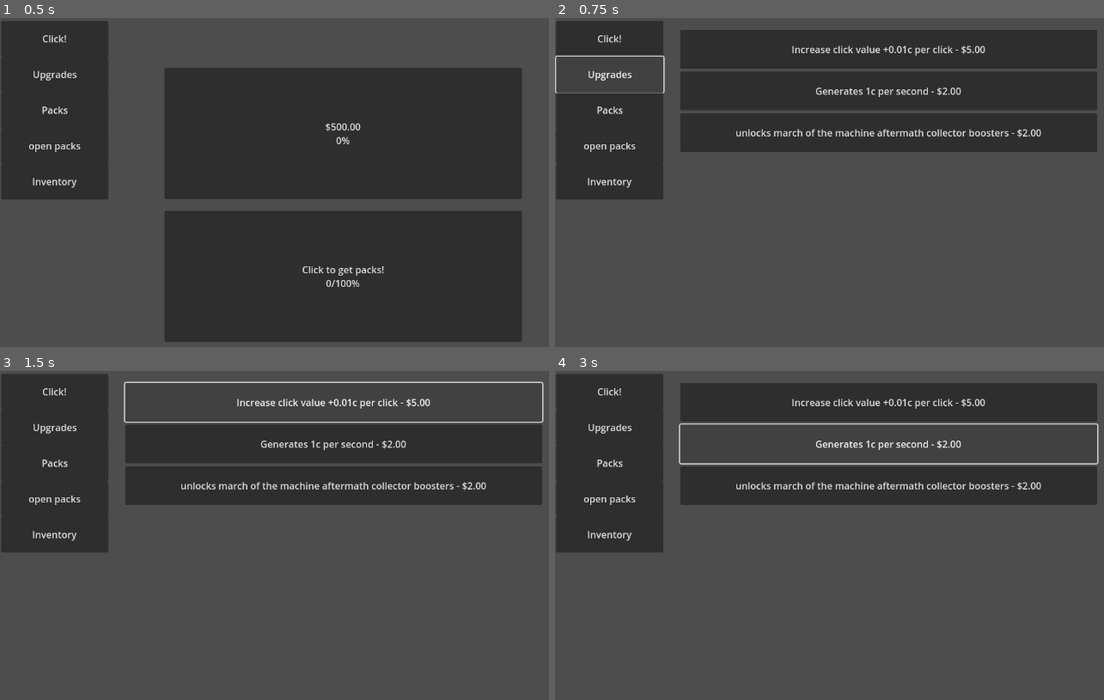
Above: before the commit, frames 1-4 (two rows, left to right).
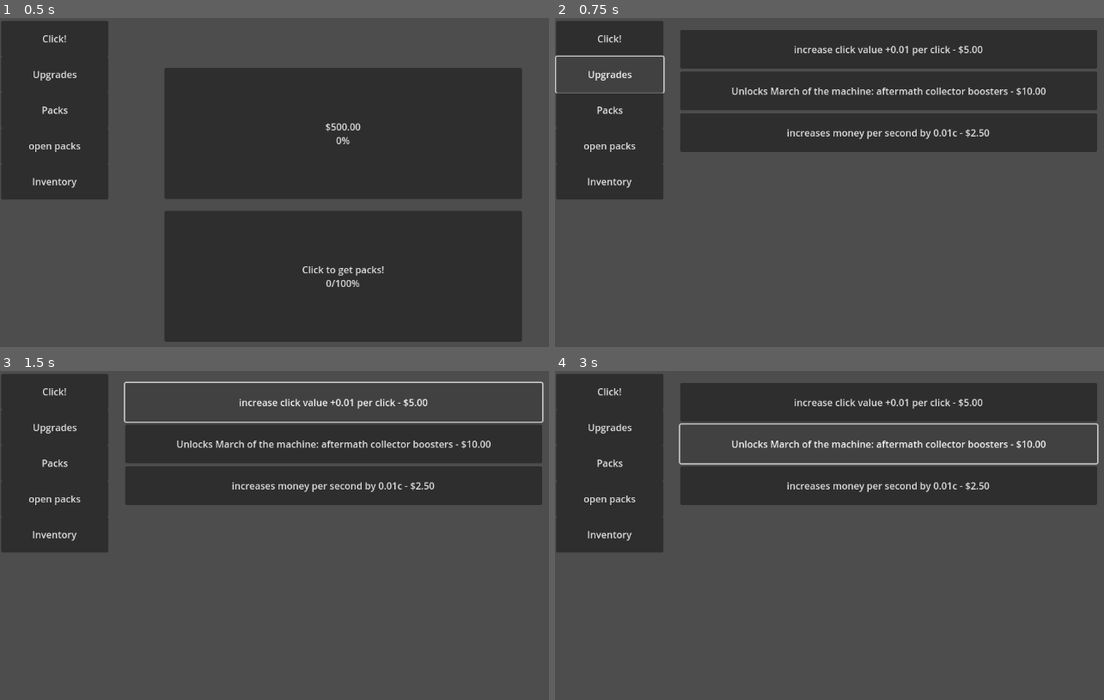
Above: after the commit, the same moments.

Repository: theepicb/MtgGame
Game: Godot game, scene res://main.tscn
Two runs of this game, one before a commit and one after it. Both use one fixed random seed, a clock stepped at 60 frames per second and the inputs below.
Inputs (mouse positions are in pixels of both pictures, inside the frame that each line leads up to):
- Up to frame 1 (0.5 s): no input
- Up to frame 2 (0.75 s): click "Upgrades" at 0.5 s
- Up to frame 3 (1.5 s): click (334, 400) at 1.25 s, where only the run before the commit has a clickable "Increase click value +0.01c p…"
- Up to frame 4 (3 s): click (889, 400) at 2 s, where only the run after the commit has a clickable "increase click value +0.01 pe…"; click (889, 443) at 2.75 s, where only the run before the commit has a clickable "Generates 1c per second - $2.…"

Frame 1 is identical in both runs. In frame 2, 2.0% of the frame differs, in the area x 32-90%, y 8-37%; in frame 3, 2.0%; in frame 4, 2.0%.
Error in both runs: Invalid assignment of property or key 'inventory' with value of type 'Array' on a base object of type 'Node2D (player.gd)'. (res://main.gd:26)

Commit message:
Add upgrade data system and refactor upgrades logic
Introduced upgrade_data.gd to manage upgrade definitions and generation, and integrated it into the scene. Refactored upgrades.gd to delegate upgrade registration and effect logic to the new data-driven system. Adjusted card and pack initialization, updated shader material parameters, and made minor code cleanups.

Diff:
--- a/Card_Grabber.gd
+++ b/Card_Grabber.gd
@@ -23,6 +23,7 @@
 
 
 func _init(number:int, set_name: String, foilEnum: int, save_path: String, position: Vector2, isLast: bool) -> void:
+	# defining variables
 	self.number = number;
 	self.set_name = set_name;
 	self.isFoil = foilEnum;
@@ -30,13 +31,16 @@
 	self.cardID = createID()
 	self.pos = position
 	self.isLast = isLast
+
+	# create new instance of card then adds it as a child of the player
 	new_card = Card.new(1,  cardID, self.isFoil, ProjectSettings.globalize_path(save_path + "/" + str(number) + ".png"), pos)
 	Player.add_child(new_card)
+	# cards currently being shown as pack
 	Player.cardsToShow.push_back(new_card);
+	#card inventory
 	Player.cardInventory.push_back(new_card);
 	generateCard();
 	print("started card generation", save_path)
-	print("foil: ", isFoil)
 	pass
 
 func generateCard () -> void:
@@ -138,6 +142,7 @@
 		0: foil =  ""
 		1: foil = "f"
 		2: foil = "ef"
+		3: foil = "sf"
 	return set_name + str(number) + foil;
 
 func startPing ():
--- a/card.gd
+++ b/card.gd
@@ -14,12 +14,12 @@
 
 func _init(count: int, ID: String, foil: int, image_path: String, pos: Vector2):
 	self.count = count
-
 	self.ID = ID
 	self.foil = foil
 	self.image_path = image_path
 	self.pos = pos
-	self.shader_material = preload("res://new_shader_material.tres")
+	if foil == 1:
+		self.shader_material = preload("res://new_shader_material.tres")
 
 func _ready():
 	z_index = 100
@@ -104,8 +104,6 @@
 				child.queue_free()
 		var click_pos = event.position
 		if get_rect().has_point(to_local(click_pos)):
-			print("✅ Sprite clicked manually! ", self.ID)
-			print(self.price);
 			var button = Button.new();
 			self.add_child(button)
 			button.size = Vector2(60, 20);
--- a/main.tscn
+++ b/main.tscn
@@ -8,6 +8,7 @@
 [ext_resource type="Script" uid="uid://drhjsdrlah301" path="res://pack_clicker.gd" id="4_kek77"]
 [ext_resource type="Script" uid="uid://b8dv6q1006iqp" path="res://pack_screen.gd" id="5_272bh"]
 [ext_resource type="Script" uid="uid://du5yhnoioa0bo" path="res://upgrades_button.gd" id="6_272bh"]
+[ext_resource type="Script" uid="uid://b447blbiguac5" path="res://upgrade_data.gd" id="7_yaehf"]
 [ext_resource type="Script" uid="uid://2gyk724rn3l7" path="res://pack_screen_button.gd" id="8_5vw27"]
 [ext_resource type="Script" uid="uid://d1fx4s8p2ui3n" path="res://card.gd" id="10_4c57u"]
 [ext_resource type="Script" uid="uid://cqnrykeuofbg5" path="res://open_packs_screen.gd" id="10_dg77c"]
@@ -45,6 +46,9 @@
 
 [node name="Upgrades" type="Node2D" parent="."]
 script = ExtResource("4_7mycd")
+
+[node name="Upgrade_Data" type="Node2D" parent="Upgrades"]
+script = ExtResource("7_yaehf")
 
 [node name="Pack_Screen" type="Node2D" parent="."]
 script = ExtResource("5_272bh")
--- a/mat_data.gd
+++ b/mat_data.gd
@@ -10,8 +10,9 @@
 var etchedUncommon = [101, 103, 107, 108, 112, 113, 114, 117, 119, 120, 125, 127, 128, 130, 131]
 var etchedRare = [102, 104, 105, 106, 109, 110, 111, 115, 116, 118, 121, 123, 124, 129, 132, 133, 134, 137, 139, 140, 142, 143, 144, 147, 150]
 var etchedMythic  = [122, 126, 135, 136, 138, 141, 145, 146, 148, 149]
-var surgeRare = [151, 152, 153, 154, 155, 156, 157, 158, 159, 160, 161, 163, 164, 166, 167]
-
+var extendedRare = [151, 152, 153, 154, 155, 156, 157, 158, 159, 160, 161, 163, 164, 166, 167]
+var extendedMythic = [162, 165, 170, 171, 173, 176, 180, 181, 183, 184]
+var halouncommon = [186]
 
 
 func grabCard (list: Array, foilEnum: int, posX: float, posY: float, isLast: bool) -> void:
@@ -23,7 +24,7 @@
 	add_child(grab)
 	pass
 func _ready() -> void:
-	#grabCard(uncommon, 1, Vector2(0, 0))
+	#grabCard(halouncommon, 1, 0, 0, true)
 	pass
 
 func createDraftPack () -> void:
@@ -31,7 +32,6 @@
 	for x in 2:
 			grabCard(uncommon, 0, $"..".getPosition(counter).x, $"..".getPosition(counter).y, false)
 			counter += 1
-
 
 	if ($"..".getLuck() > 84):
 		grabCard(mythic, 0, $"..".getPosition(counter).x, $"..".getPosition(counter).y, false)
@@ -42,15 +42,11 @@
 	grabCard(getRarity(mythic, rare, uncommon), 1, $"..".getPosition(counter).x, $"..".getPosition(counter).y, false)
 	counter+= 1
 
-
-
-
 	var foil = 0;
 	if ($"..".getLuck() > 84):
 		foil = 1;
 
 	grabCard(getRarity(specialMythic, specialRare, specialUncommon), foil, $"..".getPosition(counter).x, $"..".getPosition(counter).y, true)
-
 
 	await HttpData.Finished
 	while HttpData.get_child_count() > 0:
@@ -63,6 +59,64 @@
 		pass
 	$"..".drawBackButton();
 
+func createCollectorPack ():
+	var counter = 0;
+
+	grabCard(specialUncommon, 1, $"..".getPosition(counter).x, $"..".getPosition(counter).y, false)
+	counter += 1
+
+	grabCard(etchedUncommon, 2, $"..".getPosition(counter).x, $"..".getPosition(counter).y, false)
+	counter += 1
+
+	if $"..".getLuck() >= 84:
+		grabCard(mythic, 1, $"..".getPosition(counter).x, $"..".getPosition(counter).y, false)
+	else:
+		grabCard(rare, 1, $"..".getPosition(counter).x, $"..".getPosition(counter).y, false)
+	counter += 1
+
+	if $"..".getLuck() >= 84:
+		grabCard(mythic, 1, $"..".getPosition(counter).x, $"..".getPosition(counter).y, false)
+	else:
+		grabCard(rare, 1, $"..".getPosition(counter).x, $"..".getPosition(counter).y, false)
+	counter += 1
+
+	var foil
+	if $"..".getLuck() >= 84:
+		foil = 1
+	else: foil = 0;
+
+	if $"..".getLuck() >= 84:
+		grabCard(extendedMythic, foil, $"..".getPosition(counter).x, $"..".getPosition(counter).y, false)
+	else:
+		grabCard(extendedRare, foil, $"..".getPosition(counter).x, $"..".getPosition(counter).y, false)
+	counter += 1
+
+	if $"..".getLuck() >= 84:
+		grabCard(etchedMythic, 2, $"..".getPosition(counter).x, $"..".getPosition(counter).y, false)
+	else:
+		grabCard(etchedRare, 2, $"..".getPosition(counter).x, $"..".getPosition(counter).y, false)
+	counter += 1
+
+	var halo: bool
+	if $"..".getLuck() >= 0:
+		halo = true
+	else: halo = false
+
+	if halo:
+		grabCard(halouncommon, 1, $"..".getPosition(counter).x, $"..".getPosition(counter).y, true)
+
+	await HttpData.Finished
+	while HttpData.get_child_count() > 0:
+			print("waiting", HttpData.get_child_count())
+			await get_tree().process_frame
+
+	for y in Player.cardsToShow:
+		y.showCard(y.pos.x, y.pos.y)
+		y.displayPrice();
+		pass
+	$"..".drawBackButton();
+	pass
+
 func getRarity (mythic: Array, rare: Array, uncommon: Array) -> Array:
 	if ($"..".getLuck() > 84):
 		if ($"..".getLuck() > 84):
--- a/new_shader_material.tres
+++ b/new_shader_material.tres
@@ -7,5 +7,5 @@
 shader = ExtResource("1_rauop")
 shader_parameter/time = 0.0
 shader_parameter/overlay_texture = ExtResource("2_cabul")
-shader_parameter/overlay_opacity = 0.407
-shader_parameter/brightness = 1.17
+shader_parameter/overlay_opacity = 0.5
+shader_parameter/brightness = 1.15
--- a/open_packs_screen.gd
+++ b/open_packs_screen.gd
@@ -102,7 +102,7 @@
 			$"../../Pack_Data/Mat_data".createDraftPack();
 			pass
 		"mat_col":
-
+			$"../../Pack_Data/Mat_data".createCollectorPack();
 			pass
 
 
--- a/pack_screen.gd
+++ b/pack_screen.gd
@@ -24,10 +24,10 @@
 
 func _ready():
 	# Initialize some example packs
-	create_pack("mat_ep", 0.0, preload("res://sprites/Packs/MOTM-E-pack.png"))
+	create_pack("mat_ep", 4.5, preload("res://sprites/Packs/MOTM-E-pack.png"))
 	unlock_pack("mat_ep");
 	$"../Pack_Clicker".unlockedCommonPacks.append("mat_ep")
-	create_pack("mat_col", 0.0, preload("res://sprites/Packs/collector booster motm.jpg"))
+	create_pack("mat_col", 25, preload("res://sprites/Packs/collector booster motm.jpg"))
 
 
 	# Layout all unlocked packs
--- a/project.godot
+++ b/project.godot
@@ -19,6 +19,7 @@
 
 Player="*res://player.gd"
 HttpData="*res://http_data.gd"
+Upgrades="*res://upgrades.gd"
 
 [rendering]
 
--- /dev/null
+++ b/upgrade_data.gd
@@ -0,0 +1,49 @@
+extends UpgradeManager
+
+func _ready() -> void:
+	generateNewUpgrade(clickerUpgrades, 0)
+	generateNewUpgrade(packUpgrades, 0)
+	generateNewUpgrade(MPSUpgrades, 0)
+
+func generateNewUpgrade (dict: Dictionary,id: int):
+	var array = dict.get(id)
+	print(array)
+	var upgrade = Upgrade.new(array[0], array[2], array[1], array[3])
+	$"..".register_upgrade(upgrade)
+	pass
+
+var clickerUpgrades = {
+0:
+	["CU0",
+	"increase click value +0.01 per click",
+	5.0,
+	func ():
+		increaseClickerValue(0.01)
+		generateNewUpgrade(clickerUpgrades, 1)
+		return true],
+1: ["CU1",
+	"increase click value +0.01 per click",
+	7.5,
+	func ():
+		increaseClickerValue(0.01)
+		return true]}
+
+var packUpgrades = {
+	0: [
+	"PU0",
+	"Unlocks March of the machine: aftermath collector boosters",
+	10,
+	func ():
+		registorPack("mat_col", "uncommon")
+		return true
+]}
+
+var MPSUpgrades = {
+	0: [
+	"MP0",
+	"increases money per second by 0.01c",
+	2.5,
+	func ():
+		increaseMPSValue(0.01)
+		return true
+]}
--- a/upgrades.gd
+++ b/upgrades.gd
@@ -19,52 +19,18 @@
 var available_upgrades: Array[Upgrade] = []  # Upgrades not yet purchased
 var purchased_upgrades: Array[Upgrade] = []  # Track purchased upgrades
 
-func _ready():
-	# Register initial available upgrades
-	register_upgrade(Upgrade.new(
-		"better_clicks1",
-		5.0,
-		"Increase click value +0.01c per click",
-		func():
-			$"../Money_Clicker".money_per_click += .01;
-			register_upgrade(Upgrade.new(
-				"better_clicks2",
-				12.5,
-				"Increase click value +0.01c per click",
-				func():
-					$"../Money_Clicker".money_per_click += .01;
-					return true;
-			))
-			return true
-	))
-
-	register_upgrade(Upgrade.new(
-		"auto_clicker1",
-		2.0,
-		"Generates 1c per second",
-		func():
-			$"../Money_Clicker".money_per_second += 0.01
-			return true
-	))
-
-	register_upgrade(Upgrade.new(
-		"unlock_mat_collector",
-		2.0,
-		"unlocks march of the machine aftermath collector boosters",
-		func():
-			$"../Pack_Screen".unlock_pack("mat_col")
-			return true
-	))
-
 func register_upgrade(upgrade: Upgrade):
 	available_upgrades.append(upgrade)
+
+@onready var parent = $"../Player";
+
 
 func create_upgrade_buttons():
 	# Clear existing buttons first
 	for child in get_children():
 		if child is Button:
 			child.queue_free()
-
+	print(available_upgrades)
 	# Create buttons for available upgrades
 	for i in available_upgrades.size():
 		var upgrade = available_upgrades[i]
@@ -76,7 +42,6 @@
 		add_child(button)
 
 func _on_upgrade_button_pressed(upgrade: Upgrade):
-	var parent = $"../Player";
 	if parent.money >= upgrade.price:
 		if upgrade.effect.call():  # Apply upgrade effect
 			parent.money -= upgrade.price
@@ -91,3 +56,17 @@
 	for child in get_children():
 		if child is Button:
 			child.queue_free()
+
+# for upgrade functions remember it is being called from child so use ../../ to grab node path
+func increaseClickerValue (amount: float):
+	$"../../Money_Clicker".money_per_click += amount;
+
+func registorPack(PackID: String, packRarity: String):
+	$"../../Pack_Screen".unlock_pack(PackID)
+	match packRarity:
+		"common": $"../../Pack_Clicker".unlockedCommonPacks.push_back(PackID)
+		"uncommon": $"../../Pack_Clicker".unlockedUncommonPacks.push_back(PackID)
+		"rare": $"../../Pack_Clicker".unlockedRarePacks.push_back(PackID)
+
+func increaseMPSValue(amount: float):
+	$"../../Money_Clicker".money_per_second += 0.01
Not shown: 1 places in main.tscn that only renumber resources
Not shown, added: upgrade_data.gd.uid
